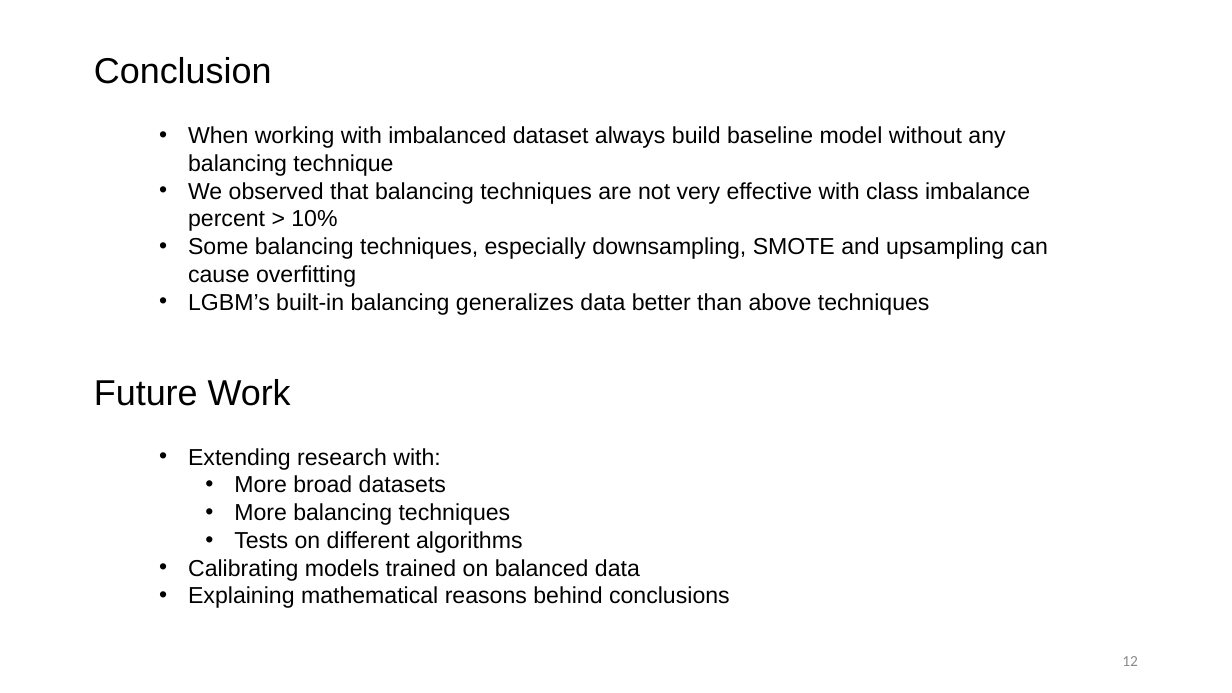
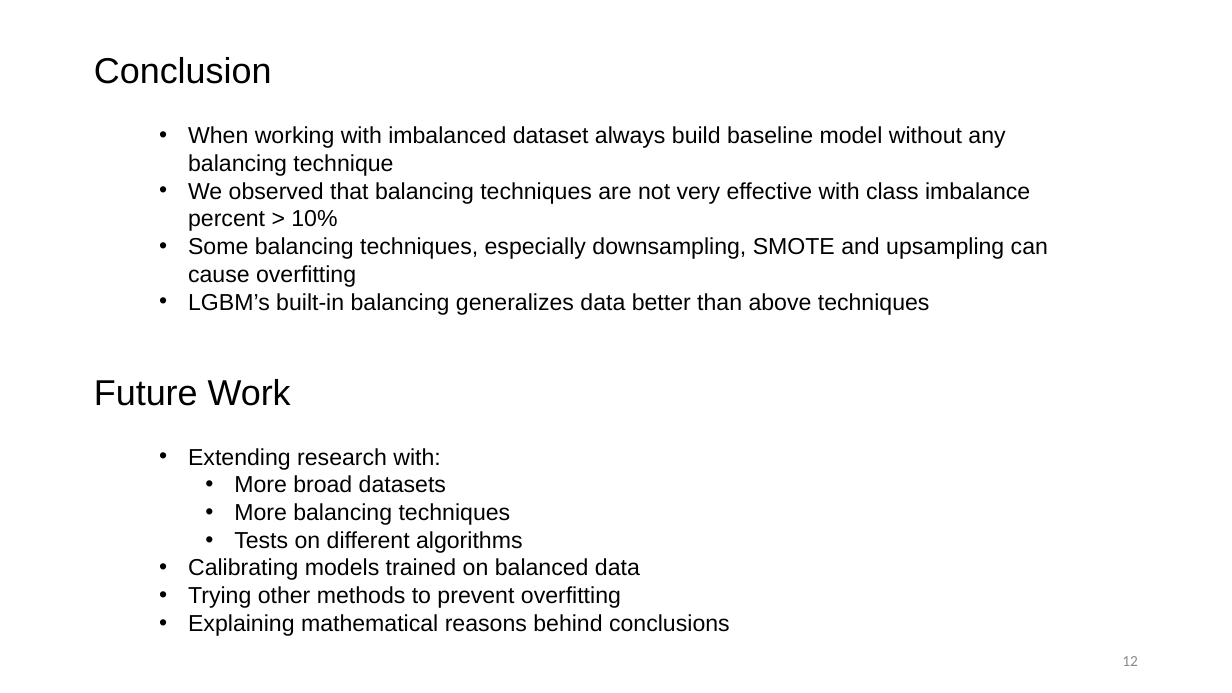
Before and after one commit to ADA-GWU/guidedresearchproject-ShamilShukurov, a slide deck: slide 12 of presentations/Project_Presentation.pptx. Drawn at 1232x693 pixels with LibreOffice and Linux fonts; fonts in the diff are those of the drawing. Boxes give left, top, right and bottom in pixels: in the first picture for what was removed or moved away, otherwise in the second. Text is boxed around its words. In the diff, an @@ line names an element or a change of style, - is before the commit and + after.

```diff
--- a/presentations/Project_Presentation.pptx
+++ b/presentations/Project_Presentation.pptx
@@ text at box(188, 586, 621, 608): paragraph added @@
+• Trying other methods to prevent overfitting
```
Also in this commit, not shown: 1 other slide changed, 6 other files.
